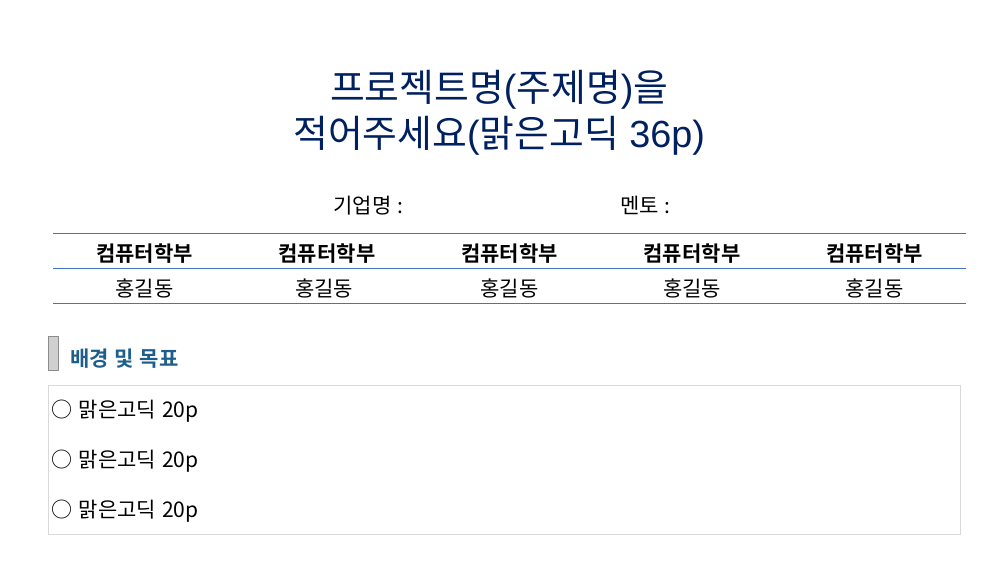
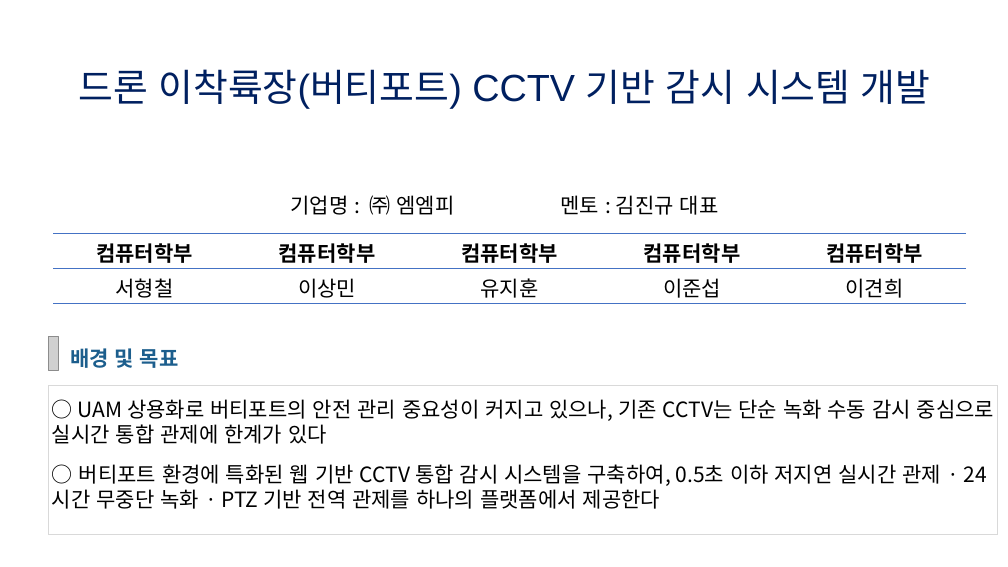
Before and after one commit to 2026-1-2/docs, a slide deck: slide 1 of [산프경진]_종합설계프로젝트2_2팀_드론_이착륙장(버티포트)_CCTV_기반_감시_시스템_개발_배너.pptx. Drawn at 1008x567 pixels with LibreOffice and Linux fonts; fonts in the diff are those of the drawing; grey boxes stand for pictures. Boxes give left, top, right and bottom in pixels: in the first picture for what was removed or moved away, otherwise in the second. Text is boxed around its words. In the diff, an @@ line names an element or a change of style, - is before the commit and + after.

```diff
--- a/[산프경진]_종합설계프로젝트2_2팀_드론_이착륙장(버티포트)_CCTV_기반_감시_시스템_개발_배너.pptx
+++ b/[산프경진]_종합설계프로젝트2_2팀_드론_이착륙장(버티포트)_CCTV_기반_감시_시스템_개발_배너.pptx
@@ text at (78,69,931,109): text changed @@
-프로젝트명(주제명)을
-적어주세요(맑은고딕 36p)
+드론 이착륙장(버티포트) CCTV 기반 감시 시스템 개발
@@ text at (290,195,719,215): text changed @@
-기업명 : 멘토 :
+기업명 : ㈜ 엠엠피 멘토 : 김진규 대표
@@ table at (53,233,964,303) @@
-row 2: 홍길동 | 홍길동 | 홍길동 | 홍길동 | 홍길동
+row 2: 서형철 | 이상민 | 유지훈 | 이준섭 | 이견희
@@ rectangle: place and size @@
-rectangle at (48,386,961,535)
+rectangle at (48,386,999,535)
@@ text at (52,399,994,509): text changed @@
-○ 맑은고딕 20p
-○ 맑은고딕 20p
-○ 맑은고딕 20p
+○ UAM 상용화로 버티포트의 안전 관리 중요성이 커지고 있으나, 기존 CCTV는 단순 녹화 수동 감시 중심으로 실시간 통합 관제에 한계가 있다
+○ 버티포트 환경에 특화된 웹 기반 CCTV 통합 감시 시스템을 구축하여, 0.5초 이하 저지연 실시간 관제 · 24시간 무중단 녹화 · PTZ 기반 전역 관제를 하나의 플랫폼에서 제공한다
```
Also in this commit, not shown: 4 other slides changed, 1 other file.
